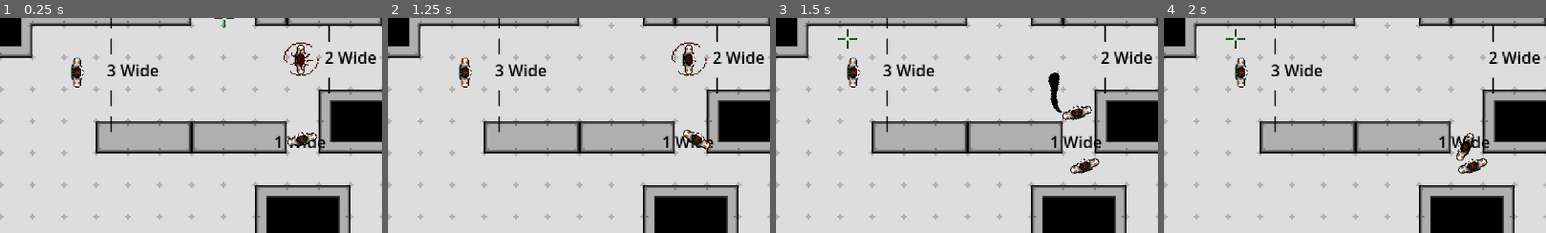
Above: before the commit, frames 1-4 (left to right).
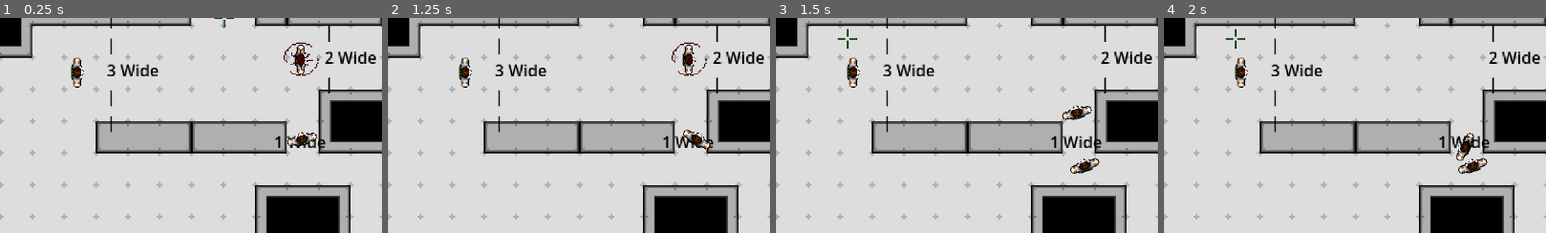
Above: after the commit, the same moments.

Repository: SammieJay/Marionette-Masquerade
Game: Godot game, scene res://Scenes/Levels/lvl_test_gym_1.tscn
Same seed, same stepped clock (60 frames per second), same inputs: the game is played once before the commit and once after it.
Inputs (mouse positions are % of the whole screen's width and height, from its top left):
- Up to frame 1 (0.25 s): no input
- Up to frame 2 (1.25 s): move the mouse to (72, 45) at 0.52 s; press the mouse at (72, 45) at 0.53 s; hold D (Move Right) from 0.53 s (still down)
- Up to frame 3 (1.5 s): tap Enter at 1.25 s; move the mouse to (30, 55) at 1.27 s; release D (Move Right) at 1.28 s; release the mouse at (30, 55) at 1.28 s; hold S (Move Down) from 1.28 s (still down); tap Space (Transfer Hosts) at 1.35 s
- Up to frame 4 (2 s): keep holding S (Move Down)
The pictures show only the part of the screen within x 21-71%, y 50-100%; the shares and areas given below are measured in that part.

Frames 1-2 are identical in both runs. In frame 3, 0.4% of the frame differs, in the area x 71-75%, y 24-45%; in frame 4, nothing differs.

Commit message:
fixed error logging bug

Diff:
--- a/Marionette-Masquerade/Scenes/Hosts/test_host.tscn
+++ b/Marionette-Masquerade/Scenes/Hosts/test_host.tscn
@@ -25,12 +25,9 @@
 tracks/0/interp = 1
 tracks/0/loop_wrap = true
 tracks/0/keys = {
-"times": PackedFloat32Array(0, 0.033333335, 0.2),
-"transitions": PackedFloat32Array(1, 1, 1),
+"times": PackedFloat32Array(0, 0.2),
+"transitions": PackedFloat32Array(1, 1),
 "values": [{
-"args": [],
-"method": &"show"
-}, {
 "args": [&"default", 1.0, false],
 "method": &"play"
 }, {
--- a/Marionette-Masquerade/Scenes/Levels/lvl_test_gym_1.tscn
+++ b/Marionette-Masquerade/Scenes/Levels/lvl_test_gym_1.tscn
@@ -20,16 +20,6 @@
 7:0/0 = 0
 8:0/0 = 0
 9:0/0 = 0
-10:0/0 = 0
-11:0/0 = 0
-12:0/0 = 0
-13:0/0 = 0
-14:0/0 = 0
-15:0/0 = 0
-16:0/0 = 0
-17:0/0 = 0
-18:0/0 = 0
-19:0/0 = 0
 0:1/0 = 0
 1:1/0 = 0
 2:1/0 = 0
@@ -40,36 +30,15 @@
 7:1/0 = 0
 8:1/0 = 0
 9:1/0 = 0
-10:1/0 = 0
-11:1/0 = 0
-12:1/0 = 0
-13:1/0 = 0
-14:1/0 = 0
-15:1/0 = 0
-16:1/0 = 0
-17:1/0 = 0
-18:1/0 = 0
-19:1/0 = 0
 0:2/0 = 0
 1:2/0 = 0
 2:2/0 = 0
-3:2/0 = 0
 4:2/0 = 0
 5:2/0 = 0
 6:2/0 = 0
 7:2/0 = 0
 8:2/0 = 0
 9:2/0 = 0
-10:2/0 = 0
-11:2/0 = 0
-12:2/0 = 0
-13:2/0 = 0
-14:2/0 = 0
-15:2/0 = 0
-16:2/0 = 0
-17:2/0 = 0
-18:2/0 = 0
-19:2/0 = 0
 0:3/0 = 0
 0:3/0/physics_layer_0/polygon_0/points = PackedVector2Array(-16, -16, 16, -16, 16, 16, -16, 16)
 1:3/0 = 0
@@ -85,17 +54,6 @@
 6:3/0 = 0
 7:3/0 = 0
 8:3/0 = 0
-9:3/0 = 0
-10:3/0 = 0
-11:3/0 = 0
-12:3/0 = 0
-13:3/0 = 0
-14:3/0 = 0
-15:3/0 = 0
-16:3/0 = 0
-17:3/0 = 0
-18:3/0 = 0
-19:3/0 = 0
 0:4/0 = 0
 0:4/0/physics_layer_0/polygon_0/points = PackedVector2Array(-16, -16, 16, -16, 16, 16, -16, 16)
 1:4/0 = 0
@@ -109,17 +67,6 @@
 5:4/0 = 0
 5:4/0/physics_layer_0/polygon_0/points = PackedVector2Array(-16, -16, 16, -16, 16, 16, -16, 16)
 8:4/0 = 0
-9:4/0 = 0
-10:4/0 = 0
-11:4/0 = 0
-12:4/0 = 0
-13:4/0 = 0
-14:4/0 = 0
-15:4/0 = 0
-16:4/0 = 0
-17:4/0 = 0
-18:4/0 = 0
-19:4/0 = 0
 0:5/0 = 0
 0:5/0/physics_layer_0/polygon_0/points = PackedVector2Array(-16, -16, 16, -16, 16, 16, -16, 16)
 1:5/0 = 0
@@ -133,17 +80,6 @@
 5:5/0 = 0
 5:5/0/physics_layer_0/polygon_0/points = PackedVector2Array(-16, -16, 16, -16, 16, 16, -16, 16)
 8:5/0 = 0
-9:5/0 = 0
-10:5/0 = 0
-11:5/0 = 0
-12:5/0 = 0
-13:5/0 = 0
-14:5/0 = 0
-15:5/0 = 0
-16:5/0 = 0
-17:5/0 = 0
-18:5/0 = 0
-19:5/0 = 0
 0:6/0 = 0
 0:6/0/physics_layer_0/polygon_0/points = PackedVector2Array(-16, -16, 16, -16, 16, 16, -16, 16)
 1:6/0 = 0
@@ -156,18 +92,9 @@
 4:6/0/physics_layer_0/polygon_0/points = PackedVector2Array(-16, -16, 16, -16, 16, 16, -16, 16)
 5:6/0 = 0
 5:6/0/physics_layer_0/polygon_0/points = PackedVector2Array(-16, -16, 16, -16, 16, 16, -16, 16)
-6:6/0 = 0
 7:6/0 = 0
 8:6/0 = 0
 9:6/0 = 0
-10:6/0 = 0
-11:6/0 = 0
-12:6/0 = 0
-13:6/0 = 0
-14:6/0 = 0
-15:6/0 = 0
-16:6/0 = 0
-17:6/0 = 0
 0:7/0 = 0
 0:7/0/physics_layer_0/polygon_0/points = PackedVector2Array(-16, -16, 16, -16, 16, 16, -16, 16)
 1:7/0 = 0
@@ -176,183 +103,18 @@
 2:7/0/physics_layer_0/polygon_0/points = PackedVector2Array(-16, -16, 16, -16, 16, 16, -16, 16)
 3:7/0 = 0
 4:7/0 = 0
-5:7/0 = 0
-6:7/0 = 0
 7:7/0 = 0
 8:7/0 = 0
 9:7/0 = 0
-10:7/0 = 0
-11:7/0 = 0
-12:7/0 = 0
-13:7/0 = 0
-14:7/0 = 0
-15:7/0 = 0
-16:7/0 = 0
-17:7/0 = 0
 0:8/0 = 0
 1:8/0 = 0
 2:8/0 = 0
 3:8/0 = 0
 4:8/0 = 0
 5:8/0 = 0
-6:8/0 = 0
 7:8/0 = 0
 8:8/0 = 0
 9:8/0 = 0
-10:8/0 = 0
-11:8/0 = 0
-12:8/0 = 0
-13:8/0 = 0
-16:8/0 = 0
-0:9/0 = 0
-1:9/0 = 0
-2:9/0 = 0
-3:9/0 = 0
-4:9/0 = 0
-5:9/0 = 0
-6:9/0 = 0
-7:9/0 = 0
-8:9/0 = 0
-9:9/0 = 0
-10:9/0 = 0
-11:9/0 = 0
-12:9/0 = 0
-13:9/0 = 0
-16:9/0 = 0
-17:9/0 = 0
-0:10/0 = 0
-1:10/0 = 0
-2:10/0 = 0
-3:10/0 = 0
-4:10/0 = 0
-5:10/0 = 0
-6:10/0 = 0
-7:10/0 = 0
-8:10/0 = 0
-9:10/0 = 0
-10:10/0 = 0
-11:10/0 = 0
-14:10/0 = 0
-15:10/0 = 0
-17:10/0 = 0
-0:11/0 = 0
-1:11/0 = 0
-2:11/0 = 0
-3:11/0 = 0
-4:11/0 = 0
-5:11/0 = 0
-6:11/0 = 0
-7:11/0 = 0
-8:11/0 = 0
-9:11/0 = 0
-10:11/0 = 0
-11:11/0 = 0
-14:11/0 = 0
-15:11/0 = 0
-0:12/0 = 0
-1:12/0 = 0
-2:12/0 = 0
-3:12/0 = 0
-4:12/0 = 0
-5:12/0 = 0
-6:12/0 = 0
-7:12/0 = 0
-8:12/0 = 0
-9:12/0 = 0
-10:12/0 = 0
-11:12/0 = 0
-14:12/0 = 0
-15:12/0 = 0
-16:12/0 = 0
-17:12/0 = 0
-18:12/0 = 0
-19:12/0 = 0
-0:13/0 = 0
-1:13/0 = 0
-2:13/0 = 0
-3:13/0 = 0
-4:13/0 = 0
-5:13/0 = 0
-6:13/0 = 0
-7:13/0 = 0
-8:13/0 = 0
-9:13/0 = 0
-10:13/0 = 0
-11:13/0 = 0
-14:13/0 = 0
-15:13/0 = 0
-16:13/0 = 0
-17:13/0 = 0
-18:13/0 = 0
-19:13/0 = 0
-0:14/0 = 0
-1:14/0 = 0
-2:14/0 = 0
-3:14/0 = 0
-4:14/0 = 0
-5:14/0 = 0
-6:14/0 = 0
-7:14/0 = 0
-8:14/0 = 0
-9:14/0 = 0
-14:14/0 = 0
-15:14/0 = 0
-16:14/0 = 0
-17:14/0 = 0
-18:14/0 = 0
-19:14/0 = 0
-0:15/0 = 0
-1:15/0 = 0
-2:15/0 = 0
-3:15/0 = 0
-4:15/0 = 0
-5:15/0 = 0
-6:15/0 = 0
-7:15/0 = 0
-8:15/0 = 0
-9:15/0 = 0
-14:15/0 = 0
-15:15/0 = 0
-16:15/0 = 0
-17:15/0 = 0
-18:15/0 = 0
-19:15/0 = 0
-0:16/0 = 0
-1:16/0 = 0
-2:16/0 = 0
-3:16/0 = 0
-4:16/0 = 0
-5:16/0 = 0
-6:16/0 = 0
-7:16/0 = 0
-8:16/0 = 0
-9:16/0 = 0
-10:16/0 = 0
-11:16/0 = 0
-14:16/0 = 0
-15:16/0 = 0
-16:16/0 = 0
-17:16/0 = 0
-18:16/0 = 0
-19:16/0 = 0
-0:17/0 = 0
-1:17/0 = 0
-2:17/0 = 0
-3:17/0 = 0
-4:17/0 = 0
-5:17/0 = 0
-6:17/0 = 0
-7:17/0 = 0
-8:17/0 = 0
-9:17/0 = 0
-10:17/0 = 0
-11:17/0 = 0
-14:17/0 = 0
-15:17/0 = 0
-16:17/0 = 0
-17:17/0 = 0
-18:17/0 = 0
-19:17/0 = 0
 6:4/0 = 0
 7:5/0 = 0
 
